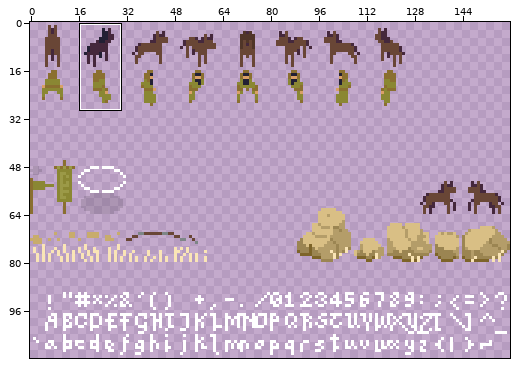
A sprite sheet gets an edit: src/sprites.png. Above, an overview of the earlier version with the close-up marked.
Close-up. Before the edit:
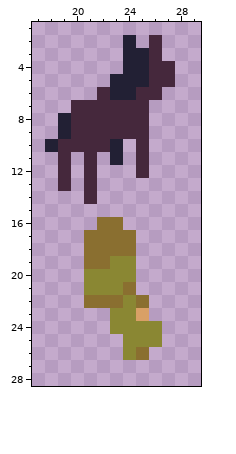
The file is 160x112 pixels. Colours within 5 levels of each other are drawn and written as one. Shown: x 17..29, y 1..28. The commit also changed other parts of the picture, which this record leaves out.
New version:
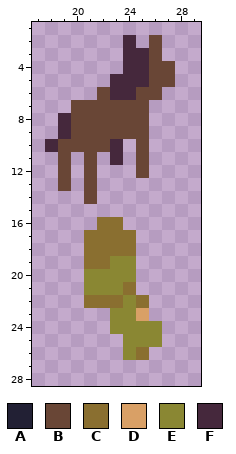
Palette (. is transparent): A #222034  B #694636  C #8a6f30  D #d9a066  E #8a8733  F #45283c
What changed:
@@ x 17..29 @@
  1 .............
- 2 .......A.F...
- 3 .......AAF...
- 4 .......AAFF..
- 5 ......AAAFF..
- 6 .....FAAFF...
- 7 ...FFFFFF....
- 8 ..AFFFFFF....
- 9 ..AFFFFFF....
-10 .AFFFFA.F....
-11 ..F.F.A.F....
-12 ..F.F...F....
-13 ..F.F........
-14 ....F........
+ 2 .......F.B...
+ 3 .......FFB...
+ 4 .......FFBB..
+ 5 ......FFFBB..
+ 6 .....BFFBB...
+ 7 ...BBBBBB....
+ 8 ..FBBBBBB....
+ 9 ..FBBBBBB....
+10 .FBBBBF.B....
+11 ..B.B.F.B....
+12 ..B.B...B....
+13 ..B.B........
+14 ....B........
 15 .............
